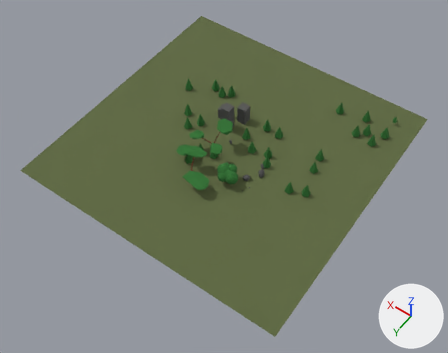
The glTF model public/models/assets.glb: old version first, new version second.
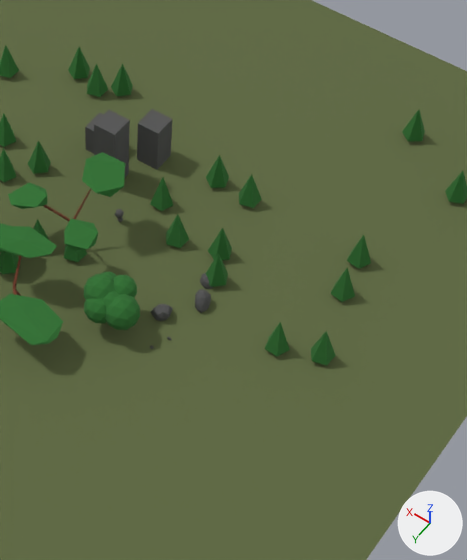
Old and new are each drawn whole from a 50 mm lens placed at (-49.7, 72.1, 100.7), pointed at (-2.6, 6.2, -2.9) and again close up on the part from 42% to 80% of the width and 17% to 76% of the height. Arrows for +X, +Y and +Z are at lower right; the lights stay in place. Where no turn or scale is listed for an object, it has been applied to the vertices.

Names of what the first close-up shows: 'Cone.016', 'Cube', 'Cube.003', 'Ground', 'Icosphere.005', 'Tree2', 'Tree3', 'Tree4'.
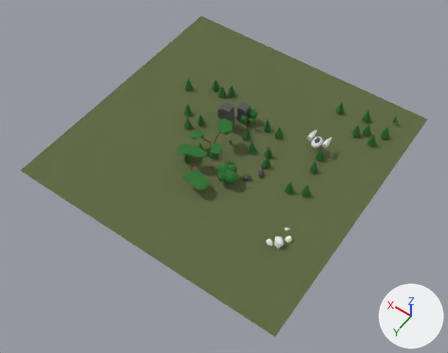
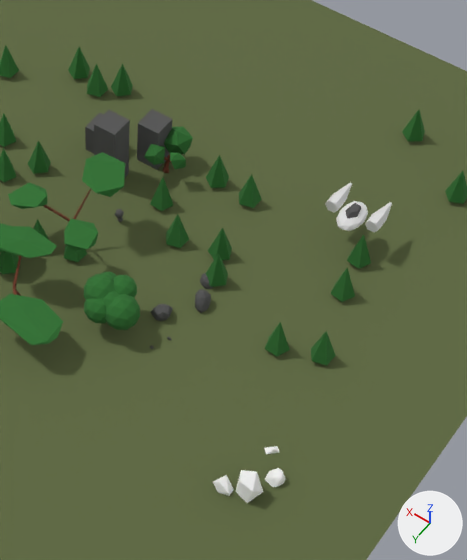
Commit message: Added space ship model.

Patch to the scene script:
```diff
--- a/public/models/assets.glb.py
+++ b/public/models/assets.glb.py
@@ mat_rock_002 @@
+mat_rock_002 = principled_material('Rock.002')
+mat_rock_002.base_color = (1.0, 1.0, 1.0)  # white #ffffff
+mat_rock_002.metallic = 1.0
+mat_rock_002.roughness = 1.0
@@ mat_white @@
+mat_white = principled_material('White')
+mat_white.base_color = (0.742, 0.742, 0.742)  # light grey #e0e0e0
+mat_white.roughness = 1.0
@@ me_icosphere_015 @@
+me_icosphere_015.from_pydata(...)  # 13 vertices, 22 faces; spans x -2.19..0.92, y -1.23..1.52, z -0.23..2.06
+me_icosphere_015.materials.append(mat_rock_002)  # white #ffffff
@@ me_icosphere_016 @@
+me_icosphere_016.from_pydata(...)  # 14 vertices, 24 faces; spans x -0.696..0.66, y -0.758..0.48, z -0.49..0.826
+me_icosphere_016.materials.append(mat_rock_002)  # white #ffffff
@@ me_icosphere_017 @@
+me_icosphere_017.from_pydata(...)  # 12 vertices, 20 faces; spans x -1.08..0.96, y -1.1..0.78, z -1.08..1.53
+me_icosphere_017.materials.append(mat_rock_002)  # white #ffffff
@@ me_icosphere_018 @@
+me_icosphere_018.from_pydata(...)  # 26 vertices, 48 faces; spans x -0.725..0.666, y -0.663..0.685, z -0.051..1.069
+me_icosphere_018.materials.append(mat_rock_002)  # white #ffffff
@@ me_cylinder @@
+me_cylinder.from_pydata(...)  # 82 vertices, 148 faces; spans x -2.12..1.15, y -2.6..1.74, z -0.3..3.6
+# faces by material slot: [104, 44]
+me_cylinder.materials.append(mat_brown)  # brown #703c26
+me_cylinder.materials.append(mat_green)  # dark green #2d702f
@@ me_icosphere_014 @@
+me_icosphere_014.from_pydata(...)  # 90 vertices, 164 faces; spans x -2.39..2.36, y -3.17..1.23, z -0.51..1.02
+# faces by material slot: [15, 149]
+me_icosphere_014.materials.append(mat_concrete)  # dark grey #555555
+me_icosphere_014.materials.append(mat_white)  # light grey #e0e0e0
@@ ob_rock_009 @@
+ob_rock_009 = bpy.data.objects.new('Rock.009', me_icosphere_015)
+ob_rock_009.location = (-20.39, 11.59, -1.67)
@@ ob_rock_006 @@
+ob_rock_006 = bpy.data.objects.new('Rock.006', me_icosphere_016)
+ob_rock_006.location = (-20.21, 16.16, 0.37)
@@ ob_rock_000 @@
+ob_rock_000 = bpy.data.objects.new('Rock.000', me_icosphere_017)
+ob_rock_000.location = (-21.89, 15.4, 0.99)
@@ ob_rock_007 @@
+ob_rock_007 = bpy.data.objects.new('Rock.007', me_icosphere_018)
+ob_rock_007.location = (-22.78, 13.35, -0.07)
@@ ob_tree_001 @@
+ob_tree_001 = bpy.data.objects.new('Tree.001', me_cylinder)
+ob_tree_001.location = (0.14, -6.72, 0.08)
@@ ob_ship @@
+ob_ship = bpy.data.objects.new('Ship', me_icosphere_014)
+ob_ship.location = (-15.9, -8.09, 3.31)
```

Boxes [x1, y1, x2, y2] around the edits, measured in the close-ups (467 x 560 px):
'Ship', added: after [325, 182, 392, 233]
    faces in mat_white (light grey #e0e0e0): [325, 182, 392, 233]
    faces in mat_concrete (dark grey #555555): [345, 203, 361, 219]
'Tree.001', added (green): after [144, 126, 193, 173]
    faces in mat_green (dark green #2d702f): [144, 126, 193, 169]
'Rock.000', added: after [235, 470, 263, 503]
'Rock.007', added: after [265, 468, 286, 487]
'Rock.006', added: after [213, 475, 234, 496]
'Rock.009', added: after [264, 446, 279, 454]
